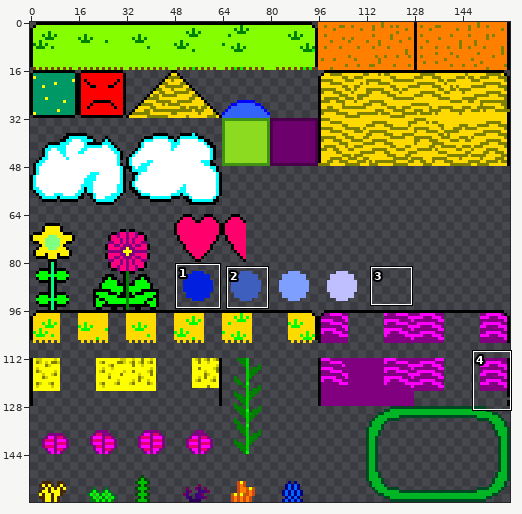
Sprite sheet -- data/img/tile1.png. The first picture is a wide view before the edit; the outline marks the close-up.
Close-up. Before:
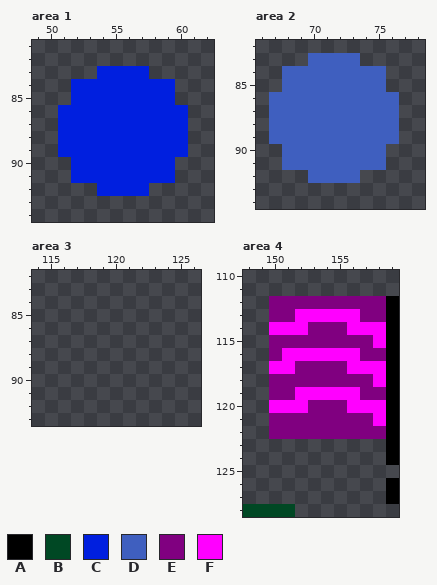
The file is 160x160 pixels. Pixels under 10% opacity are left out. Colours within 5 levels of each other are drawn and written as one. Shown: area 1: x 49..62, y 81..94; area 2: x 66..78, y 82..94; area 3: x 114..126, y 82..93; area 4: x 148..159, y 110..128. The commit also changed other parts of the picture, which this record leaves out.
Palette (. is transparent): A #000000  B #004824  C #001fdf  D #3f5fbf  E #800080  F #ff00ff
New version:
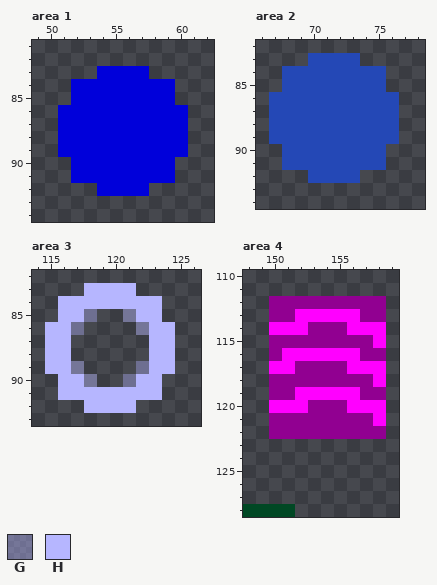
Colours new in this view: G #b6b6ff6b  H #b6b6ff
Edits made:
colour C: #001fdf -> #0000da
colour D: #3f5fbf -> #2448b6
colour E: #800080 -> #910091
Area 3:
y 83: x 118..121 .... -> HHHH
y 84: x 116..123 ........ -> HHHHHHHH
y 85: x 116..118 ... -> HHG; x 121..123 ... -> GHH
y 86: x 115..117 ... -> HHG; x 122..124 ... -> GHH
y 87..88: x 115..116 .. -> HH; x 123..124 .. -> HH
y 89: x 115..117 ... -> HHG; x 122..124 ... -> GHH
y 90: x 116..118 ... -> HHG; x 121..123 ... -> GHH
y 91: x 116..123 ........ -> HHHHHHHH
y 92: x 118..121 .... -> HHHH
Area 4:
y 112..124: x 159 A -> .
y 126..127: x 159 A -> .
Changed places in both close-ups, as pixel boxes (x1, y1, x2, y2):
changed: (58, 66, 188, 196)
changed: (269, 53, 399, 183)
added: (45, 283, 175, 413)
changed: (269, 296, 399, 504)
